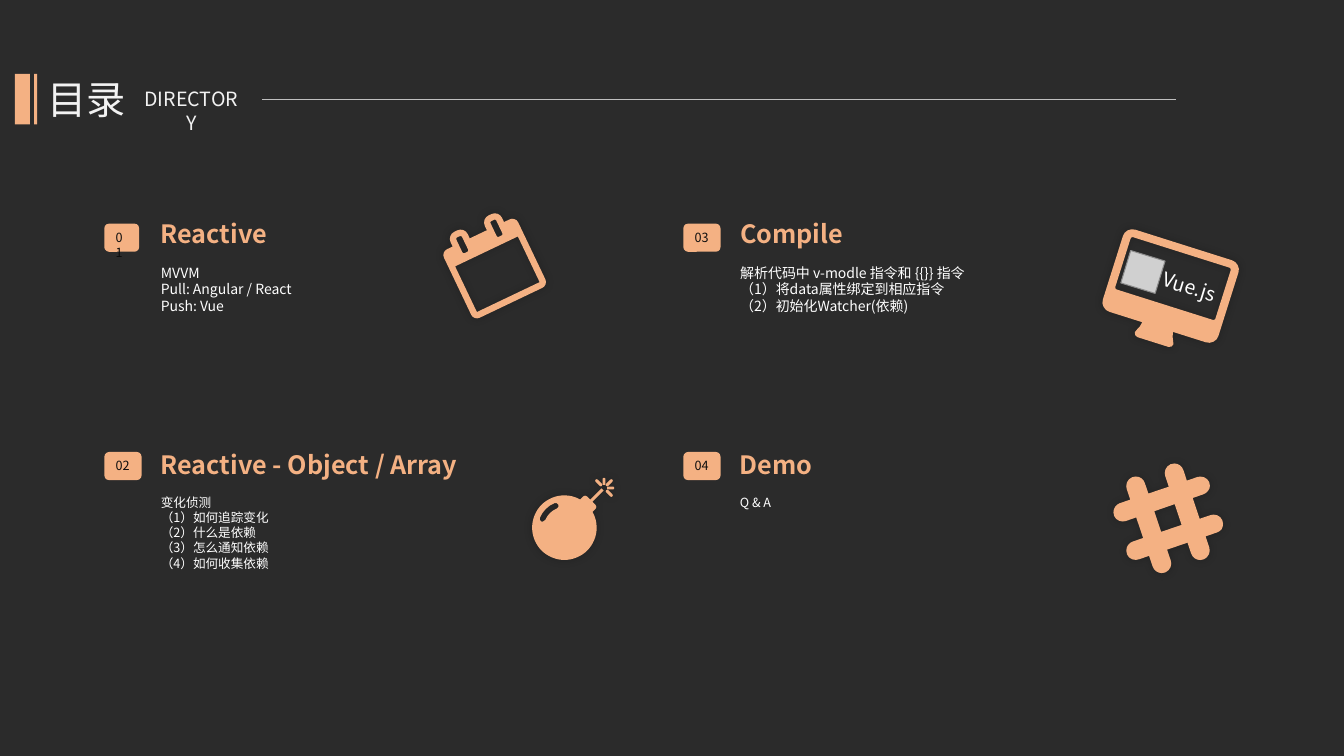
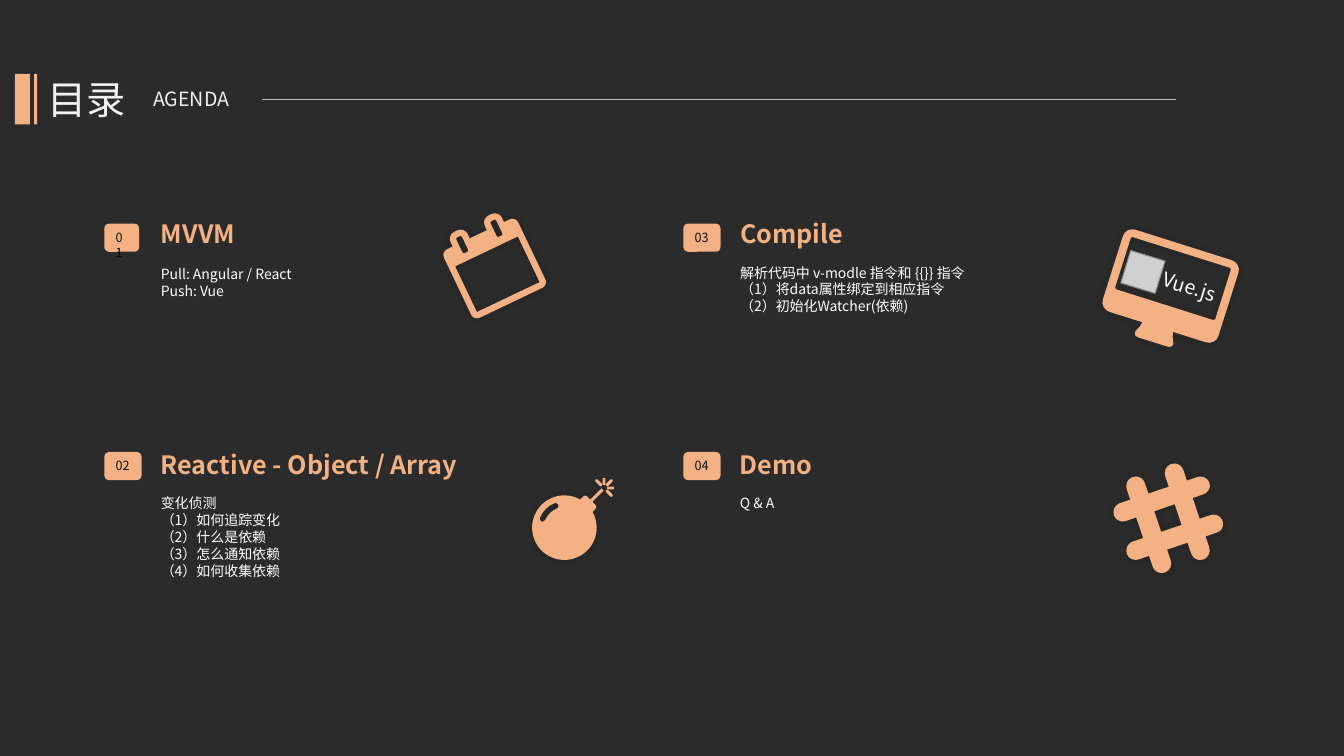
Before and after one commit to kcikkick/mvvm-demo, a slide deck: slide 2 of ppt/mvvm-demo.pptx. Drawn at 1344x756 pixels with LibreOffice and Linux fonts; fonts in the diff are those of the drawing; grey boxes stand for pictures; background and template pictures are left out; a plain dark background stands for a picture behind light text. Boxes give left, top, right and bottom in pixels: in the first picture for what was removed or moved away, otherwise in the second. Text is boxed around its words. In the diff, an @@ line names an element or a change of style, - is before the commit and + after.

```diff
--- a/ppt/mvvm-demo.pptx
+++ b/ppt/mvvm-demo.pptx
@@ text at (x1=153, y1=91, x2=229, y2=107): text changed @@
-DIRECTORY
+AGENDA
@@ text at (x1=161, y1=222, x2=267, y2=244): paragraph removed @@
-Reactive
@@ text at (x1=161, y1=224, x2=235, y2=243): size 10 to 18 pt, text colour #FFFFFF to #F4B183, bold on in "MVVM" @@
@@ text at (x1=161, y1=496, x2=280, y2=577): size 9 to 10 pt in "变化侦测", "（1）如何追踪变化", "（2）什么是依赖", "（3）怎么通知依赖" and 1 more places @@
@@ text at (x1=740, y1=497, x2=775, y2=511): size 9 to 10 pt in "Q & A" @@
```
Also in this commit, not shown: 17 other slides changed, 5 slides added, 1 slide removed, 2 other files.
